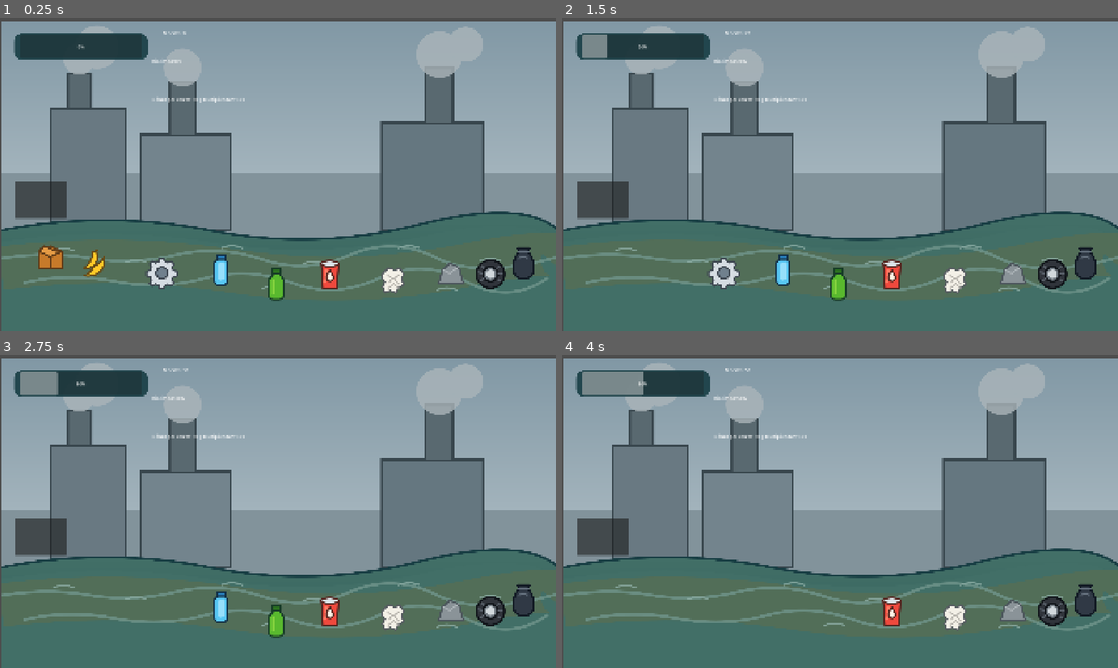
Above: before the commit, frames 1-4 (two rows, left to right).
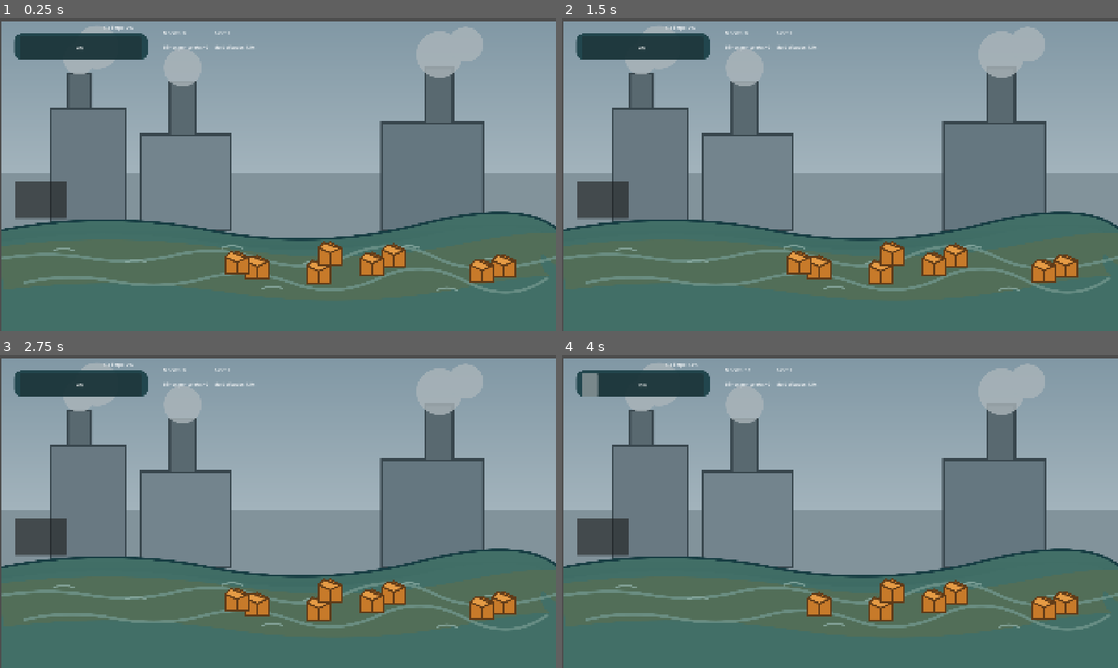
Above: after the commit, the same moments.

Repository: ArthurRansolin/clicker-rio-limpo
Game: Godot game, scene res://Scenes/Main.tscn
Same seed, same stepped clock (60 frames per second), same inputs: the game is played once before the commit and once after it.
Inputs (mouse positions are in pixels of both pictures, inside the frame that each line leads up to):
- Up to frame 1 (0.25 s): no input
- Up to frame 2 (1.5 s): click (612, 255) at 0.52 s; click (656, 265) at 1.27 s
- Up to frame 3 (2.75 s): click (161, 608) at 2.02 s
- Up to frame 4 (4 s): click (784, 608) at 2.77 s; click (840, 621) at 3.52 s

The runs differ from the first frame. In frame 1, 5.1% of the frame differs, in the area x 6-97%, y 2-91%; in frame 2, 4.9%; in frame 3, 4.7%; in frame 4, 4.1%.

Commit message:
melhorias mecanicas

Diff:
--- a/Scenes/Main.tscn
+++ b/Scenes/Main.tscn
@@ -2,17 +2,6 @@
 
 [ext_resource type="Script" uid="uid://br2mkiir6mgwi" path="res://Scripts/main.gd" id="1_r150o"]
 [ext_resource type="Texture2D" uid="uid://dqqfwt4v1v845" path="res://assets/cenarios/svgviewer-output.svg" id="2_grg3l"]
-[ext_resource type="Texture2D" uid="uid://ceareiqyvhcya" path="res://assets/lixo/caixa_papelao.svg" id="3_grg3l"]
-[ext_resource type="Texture2D" uid="uid://ks5ikrd5qmur" path="res://assets/lixo/garrafa_plastica.svg" id="3_kln2b"]
-[ext_resource type="Script" uid="uid://bynedu5penr4p" path="res://Scripts/trash.gd" id="4_1p5hy"]
-[ext_resource type="Texture2D" uid="uid://ut161md5ywmn" path="res://assets/lixo/casca_banana.svg" id="4_frkhe"]
-[ext_resource type="Texture2D" uid="uid://c8susqbpowmr" path="res://assets/lixo/engrenagem.svg" id="5_1p5hy"]
-[ext_resource type="Texture2D" uid="uid://bml0jl7v260ai" path="res://assets/lixo/garrafa_vidro.svg" id="7_h1m7h"]
-[ext_resource type="Texture2D" uid="uid://fd08t8iwa7sg" path="res://assets/lixo/lata.svg" id="8_erwvk"]
-[ext_resource type="Texture2D" uid="uid://jrn0gulyb2re" path="res://assets/lixo/papel_amassado.svg" id="9_2w5on"]
-[ext_resource type="Texture2D" uid="uid://x6bdvesyvgml" path="res://assets/lixo/pedra.svg" id="10_346fj"]
-[ext_resource type="Texture2D" uid="uid://cv4rr00ejw42s" path="res://assets/lixo/pneu.svg" id="11_0sclb"]
-[ext_resource type="Texture2D" uid="uid://mpnlfnhi254j" path="res://assets/lixo/saco_lixo.svg" id="12_sxkr1"]
 
 [node name="Main" type="Control" unique_id=466846177]
 layout_mode = 3
@@ -46,117 +35,28 @@
 text = "Moedas: 0
 "
 
-[node name="CleanLabel" type="Label" parent="." unique_id=1503055697]
+[node name="CleanLabel" type="Label" parent="." unique_id=1933511715]
 layout_mode = 0
-offset_left = 169.0
-offset_top = 116.0
-offset_right = 385.0
-offset_bottom = 178.0
+offset_right = 40.0
+offset_bottom = 23.0
 
 [node name="ClickPowerLabel" type="Label" parent="." unique_id=2134337583]
 layout_mode = 0
-offset_left = 171.0
-offset_top = 248.0
-offset_right = 316.0
-offset_bottom = 271.0
+offset_left = 208.0
+offset_top = 68.0
+offset_right = 353.0
+offset_bottom = 91.0
 text = "Poder por clique: 1"
 
 [node name="AutoClickTimer" type="Timer" parent="." unique_id=567343332]
 
 [node name="RiverArea" type="Control" parent="." unique_id=1648027963]
-anchors_preset = 0
-offset_right = 40.0
-offset_bottom = 40.0
-
-[node name="papelao" type="TextureButton" parent="RiverArea" unique_id=1425430142]
-layout_mode = 0
-offset_left = -245.0
-offset_top = 741.0
-offset_right = -117.0
-offset_bottom = 869.0
-texture_normal = ExtResource("3_grg3l")
-script = ExtResource("4_1p5hy")
-
-[node name="banana" type="TextureButton" parent="RiverArea" unique_id=16750130]
-layout_mode = 0
-offset_left = -90.0
-offset_top = 765.0
-offset_right = 38.0
-offset_bottom = 893.0
-texture_normal = ExtResource("4_frkhe")
-script = ExtResource("4_1p5hy")
-
-[node name="engrenagem" type="TextureButton" parent="RiverArea" unique_id=512270686]
-layout_mode = 0
-offset_left = 140.0
-offset_top = 795.0
-offset_right = 268.0
-offset_bottom = 923.0
-texture_normal = ExtResource("5_1p5hy")
-script = ExtResource("4_1p5hy")
-
-[node name="garrafa" type="TextureButton" parent="RiverArea" unique_id=1326005385]
-layout_mode = 0
-offset_left = 344.0
-offset_top = 785.0
-offset_right = 472.0
-offset_bottom = 913.0
-texture_normal = ExtResource("3_kln2b")
-script = ExtResource("4_1p5hy")
-
-[node name="vidro" type="TextureButton" parent="RiverArea" unique_id=1223489283]
-layout_mode = 0
-offset_left = 536.0
-offset_top = 834.0
-offset_right = 664.0
-offset_bottom = 962.0
-texture_normal = ExtResource("7_h1m7h")
-script = ExtResource("4_1p5hy")
-
-[node name="copo" type="TextureButton" parent="RiverArea" unique_id=740481950]
-layout_mode = 0
-offset_left = 720.0
-offset_top = 802.0
-offset_right = 848.0
-offset_bottom = 930.0
-texture_normal = ExtResource("8_erwvk")
-script = ExtResource("4_1p5hy")
-
-[node name="papel" type="TextureButton" parent="RiverArea" unique_id=191065773]
-layout_mode = 0
-offset_left = 939.0
-offset_top = 821.0
-offset_right = 1067.0
-offset_bottom = 949.0
-texture_normal = ExtResource("9_2w5on")
-script = ExtResource("4_1p5hy")
-
-[node name="pedra" type="TextureButton" parent="RiverArea" unique_id=640392698]
-layout_mode = 0
-offset_left = 1136.0
-offset_top = 799.0
-offset_right = 1264.0
-offset_bottom = 927.0
-texture_normal = ExtResource("10_346fj")
-script = ExtResource("4_1p5hy")
-
-[node name="pneu" type="TextureButton" parent="RiverArea" unique_id=2011209021]
-layout_mode = 0
-offset_left = 1275.0
-offset_top = 799.0
-offset_right = 1403.0
-offset_bottom = 927.0
-texture_normal = ExtResource("11_0sclb")
-script = ExtResource("4_1p5hy")
-
-[node name="saco" type="TextureButton" parent="RiverArea" unique_id=2119838858]
-layout_mode = 0
-offset_left = 1389.0
-offset_top = 760.0
-offset_right = 1517.0
-offset_bottom = 888.0
-texture_normal = ExtResource("12_sxkr1")
-script = ExtResource("4_1p5hy")
+layout_mode = 1
+offset_left = -287.0
+offset_top = 698.0
+offset_right = 1470.0
+offset_bottom = 935.0
+localize_numeral_system = false
 
 [node name="ShopButton" type="Button" parent="." unique_id=2112697496]
 layout_mode = 0
@@ -167,7 +67,22 @@
 
 [node name="ProgressBar" type="ProgressBar" parent="." unique_id=1665816048]
 layout_mode = 0
-offset_left = -285.0
-offset_top = 37.0
-offset_right = 134.0
-offset_bottom = 119.0
+offset_left = -287.0
+offset_top = 42.0
+offset_right = 132.0
+offset_bottom = 124.0
+
+[node name="LevelLabel" type="Label" parent="." unique_id=767333786]
+layout_mode = 0
+offset_left = 385.0
+offset_top = 19.0
+offset_right = 438.0
+offset_bottom = 42.0
+text = "Fase: 1"
+
+[node name="Label" type="Label" parent="." unique_id=1445613305]
+layout_mode = 0
+offset_left = 316.0
+offset_top = 23.0
+offset_right = 356.0
+offset_bottom = 46.0
--- /dev/null
+++ b/Scenes/Trash.tscn
@@ -0,0 +1,12 @@
+[gd_scene format=3 uid="uid://cly31yjlgqr1g"]
+
+[ext_resource type="Texture2D" uid="uid://ceareiqyvhcya" path="res://assets/lixo/caixa_papelao.svg" id="1_nkago"]
+[ext_resource type="Script" uid="uid://bynedu5penr4p" path="res://Scripts/trash.gd" id="2_1fkk3"]
+
+[node name="papelao" type="TextureButton" unique_id=806312852]
+offset_left = -245.0
+offset_top = 741.0
+offset_right = -117.0
+offset_bottom = 869.0
+texture_normal = ExtResource("1_nkago")
+script = ExtResource("2_1fkk3")
--- a/Scenes/shop.tscn
+++ b/Scenes/shop.tscn
@@ -33,3 +33,4 @@
 
 [node name="BackButton" type="Button" parent="VBoxContainer" unique_id=1872382138]
 layout_mode = 2
+text = "VOLTAR"
--- a/Scripts/GameManager.gd
+++ b/Scripts/GameManager.gd
@@ -2,6 +2,11 @@
 extends Node
 
 signal game_updated
+
+# Sistema de fases
+var current_level: int = 1
+var phase_trash_total: int = 0
+var phase_trash_collected: int = 0
 
 # Recursos do jogador
 var coins: int = 0
@@ -52,13 +57,16 @@
 
 
 func get_clean_percentage() -> float:
-	if total_trash <= 0:
+	if phase_trash_total <= 0:
 		return 0.0
 
 	return minf(
-		float(collected_trash_ids.size()) / float(total_trash) * 100.0,
+		float(phase_trash_collected)
+		/ float(phase_trash_total) * 100.0,
 		100.0
 	)
+
+
 
 
 func collect_trash(trash_id: String, base_value: int) -> void:
@@ -67,6 +75,7 @@
 
 	coins += get_collection_value(base_value)
 	collected_trash_ids.append(trash_id)
+	phase_trash_collected += 1
 
 	game_updated.emit()
 
@@ -118,3 +127,18 @@
 
 	game_updated.emit()
 	return true
+
+func get_trash_count_for_level(level: int) -> int:
+	var extra_difficulty: int = floori(
+		float(level - 1) / 10.0
+	) * 10
+
+	return 8 + ((level - 1) * 2) + extra_difficulty
+
+
+func advance_level() -> void:
+	current_level += 1
+	phase_trash_collected = 0
+	phase_trash_total = get_trash_count_for_level(current_level)
+
+	game_updated.emit()
--- a/Scripts/main.gd
+++ b/Scripts/main.gd
@@ -1,67 +1,173 @@
 
 extends Control
 
+const TRASH_SCENE: PackedScene = preload("res://Scenes/Trash.tscn")
+
+var advance_pending: bool = false
+
 
 func _ready() -> void:
-	# Define quantos resíduos existem no cenário na primeira abertura.
-	if GameManager.total_trash == 0:
-		GameManager.total_trash = $RiverArea.get_child_count()
+	# Aguarda a interface calcular o tamanho dos controles.
+	await get_tree().process_frame
 
-	# Conecta cada resíduo ao sistema de coleta.
-	for trash in $RiverArea.get_children():
-		if not trash is TextureButton:
-			continue
+	if GameManager.phase_trash_total <= 0:
+		GameManager.phase_trash_total = (
+			GameManager.get_trash_count_for_level(
+				GameManager.current_level
+			)
+		)
 
-		var trash_id: String = str(trash.name)
-
-		# Resíduos já coletados não reaparecem ao voltar da loja.
-		if GameManager.collected_trash_ids.has(trash_id):
-			trash.queue_free()
-			continue
-
-		trash.pressed.connect(_on_trash_pressed.bind(trash))
-
-	# Atualiza a tela quando as moedas ou melhorias mudarem.
 	if not GameManager.game_updated.is_connected(update_ui):
 		GameManager.game_updated.connect(update_ui)
 
-	$ShopButton.pressed.connect(_on_shop_button_pressed)
+	if not $ShopButton.pressed.is_connected(_on_shop_button_pressed):
+		$ShopButton.pressed.connect(_on_shop_button_pressed)
 
+	spawn_remaining_trash()
 	update_ui()
+
+
+func spawn_remaining_trash() -> void:
+	# Remove os resíduos anteriores.
+	for child in $RiverArea.get_children():
+		child.queue_free()
+
+	# Aguarda a remoção dos nós antigos.
+	await get_tree().process_frame
+
+	var total: int = GameManager.phase_trash_total
+	var area_size: Vector2 = $RiverArea.size
+
+	# Margens e distância mínima entre os resíduos.
+	var margin: float = 12.0
+	var min_distance: float = 70.0
+	var positions: Array[Vector2] = []
+	var max_attempts: int = 30
+
+	for i in range(total):
+		var trash_id: String = (
+			"Fase_%d_Lixo_%d"
+			% [GameManager.current_level, i]
+		)
+
+		# Não recria resíduos já coletados.
+		if GameManager.collected_trash_ids.has(trash_id):
+			continue
+
+		var trash: TextureButton = TRASH_SCENE.instantiate()
+		trash.name = "Trash_%d" % i
+		trash.set_meta("trash_id", trash_id)
+		trash.set_meta("coin_value", 5)
+
+		# Define o tamanho do resíduo.
+		trash.custom_minimum_size = Vector2(64, 64)
+		trash.size = Vector2(64, 64)
+
+		$RiverArea.add_child(trash)
+
+		# Calcula os limites para manter o resíduo dentro do rio.
+		var max_x: float = maxf(
+			margin,
+			area_size.x - trash.size.x - margin
+		)
+		var max_y: float = maxf(
+			margin,
+			area_size.y - trash.size.y - margin
+		)
+
+		var chosen_position: Vector2 = Vector2(margin, margin)
+
+		# Procura uma posição aleatória que não fique muito próxima
+		# das posições escolhidas anteriormente.
+		for attempt in range(max_attempts):
+			var candidate := Vector2(
+				randf_range(margin, max_x),
+				randf_range(margin, max_y)
+			)
+
+			var valid_position: bool = true
+
+			for other_position in positions:
+				if candidate.distance_to(other_position) < min_distance:
+					valid_position = false
+					break
+
+			chosen_position = candidate
+
+			if valid_position:
+				break
+
+		trash.position = chosen_position
+		positions.append(chosen_position)
+
+		# Conecta o clique à coleta do resíduo.
+		trash.pressed.connect(
+			_on_trash_pressed.bind(trash)
+		)
 
 
 func _on_trash_pressed(trash: TextureButton) -> void:
 	if not is_instance_valid(trash):
 		return
 
-	var trash_id: String = str(trash.name)
-	var base_value: int = int(trash.get_meta("coin_value", 5))
+	var trash_id: String = str(
+		trash.get_meta("trash_id", trash.name)
+	)
+	var base_value: int = int(
+		trash.get_meta("coin_value", 5)
+	)
 
 	GameManager.collect_trash(trash_id, base_value)
+	trash.queue_free()
 
-	# Remove o resíduo visualmente do cenário.
-	trash.queue_free()
+	# Avança quando todos os resíduos forem coletados.
+	if (
+		GameManager.phase_trash_collected
+		>= GameManager.phase_trash_total
+		and not advance_pending
+	):
+		advance_pending = true
+		call_deferred("_advance_to_next_level")
+
+
+func _advance_to_next_level() -> void:
+	if (
+		GameManager.phase_trash_collected
+		< GameManager.phase_trash_total
+	):
+		advance_pending = false
+		return
+
+	GameManager.advance_level()
+	await spawn_remaining_trash()
+
+	advance_pending = false
+	update_ui()
 
 
 func update_ui() -> void:
 	$CoinLabel.text = "Moedas: " + str(GameManager.coins)
 
+	$LevelLabel.text = (
+		"Fase: " + str(GameManager.current_level)
+	)
+
 	var percentage: float = GameManager.get_clean_percentage()
-	$CleanLabel.text = "Rio limpo: " + str(roundi(percentage)) + "%"
+
+	$CleanLabel.text = (
+		"Rio limpo: " + str(roundi(percentage)) + "%"
+	)
 
 	$ProgressBar.value = percentage
 
 	$ClickPowerLabel.text = (
-        "Bônus por coleta: +"
+		"Bônus por coleta: +"
 		+ str(GameManager.get_collection_bonus())
 		+ " | Multiplicador: "
 		+ str(snappedf(GameManager.multiplier, 0.1))
 		+ "x"
 	)
 
-	if percentage >= 100.0:
-		$CleanLabel.text = "Rio recuperado: 100%!"
-
 
 func _on_shop_button_pressed() -> void:
 	get_tree().change_scene_to_file("res://Scenes/Shop.tscn")
